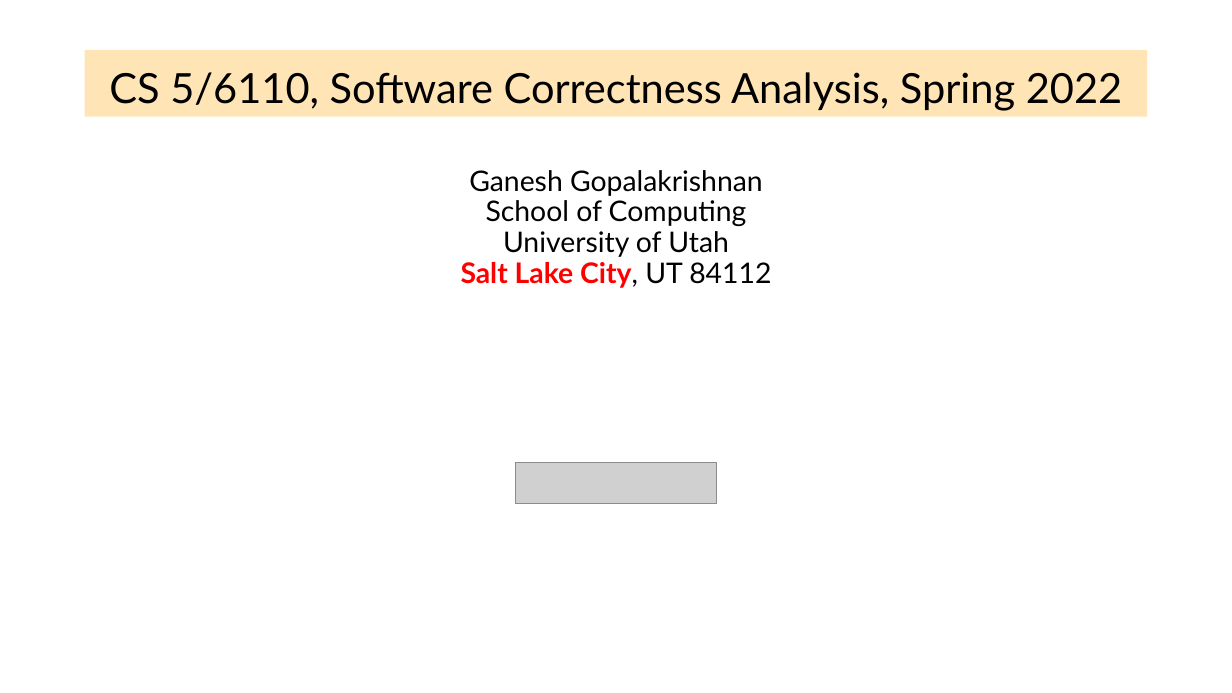
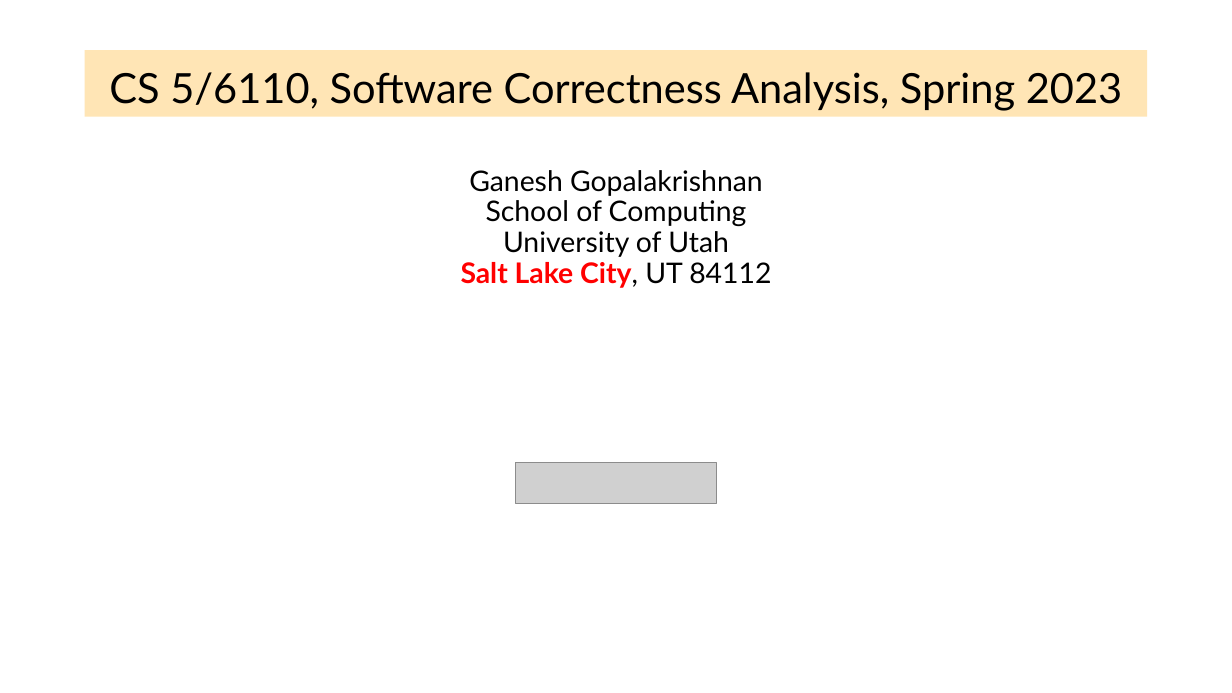
Before and after one commit to ganeshutah/cs6110s22, a slide deck: slide 1 of Lec15/cs6110-Lec14-Hoare-Logic.pptx. Drawn at 1232x693 pixels with LibreOffice and Linux fonts; fonts in the diff are those of the drawing; grey boxes stand for pictures. Boxes give left, top, right and bottom in pixels: in the first picture for what was removed or moved away, otherwise in the second. Text is boxed around its words. In the diff, an @@ line names an element or a change of style, - is before the commit and + after.

```diff
--- a/Lec15/cs6110-Lec14-Hoare-Logic.pptx
+++ b/Lec15/cs6110-Lec14-Hoare-Logic.pptx
@@ title at [109,72,1122,111]: text changed @@
-CS 5/6110, Software Correctness Analysis, Spring 2022
+CS 5/6110, Software Correctness Analysis, Spring 2023
```
Also in this commit, not shown: 5 other slides changed, 16 slides added, 11 slides removed.
